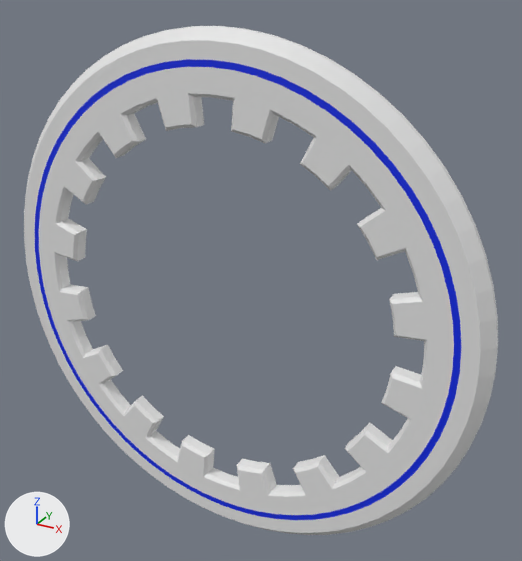
A saved change to the FBX model RailRiderUnity/Assets/Models/ringRack.fbx.
Both versions are drawn from a camera (50 mm lens) standing at (8.88, -14.04, 8.07) and looking at (0.75, 0.75, 0.67). Every picture has the same lights, and +X, +Y and +Z are marked at lower left. Where no turn or scale is listed for an object, it has been applied to the vertices.

The first picture shows 'Ring'.
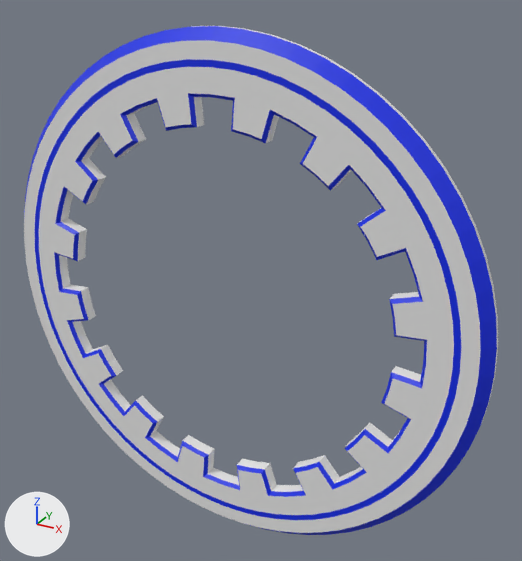
Boxes (x1, y1, x2, y2) around the edits, measured in the pictures (522 x 561 px):
part 1 of me_gear_002, recoloured (white to blue)
    both: (24, 26, 497, 535)

Patch to the scene script:
```diff
--- a/RailRiderUnity/Assets/Models/ringRack.fbx.py
+++ b/RailRiderUnity/Assets/Models/ringRack.fbx.py
@@ me_gear_002 @@
 me_gear_002.from_pydata(...)  # 688 vertices, 608 faces; spans x -6.81..6.81, y -0.2..0.2, z -6.81..6.81
 # used by ob_ring; location = (0.0, 0.0, 0.0)
+# me_gear_002 part 1: all 160 faces centred in x -6.65..6.65, y -0.16..-0.06, z -6.65..6.65 switch from mat_material_002 (white #e7e7e7) to mat_foo2 (blue #0029e7)
```
